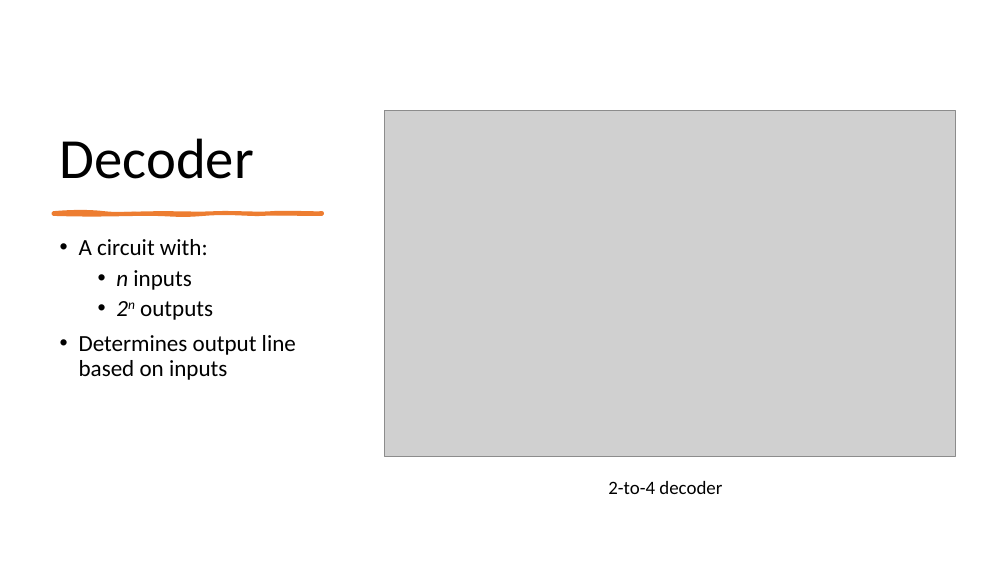
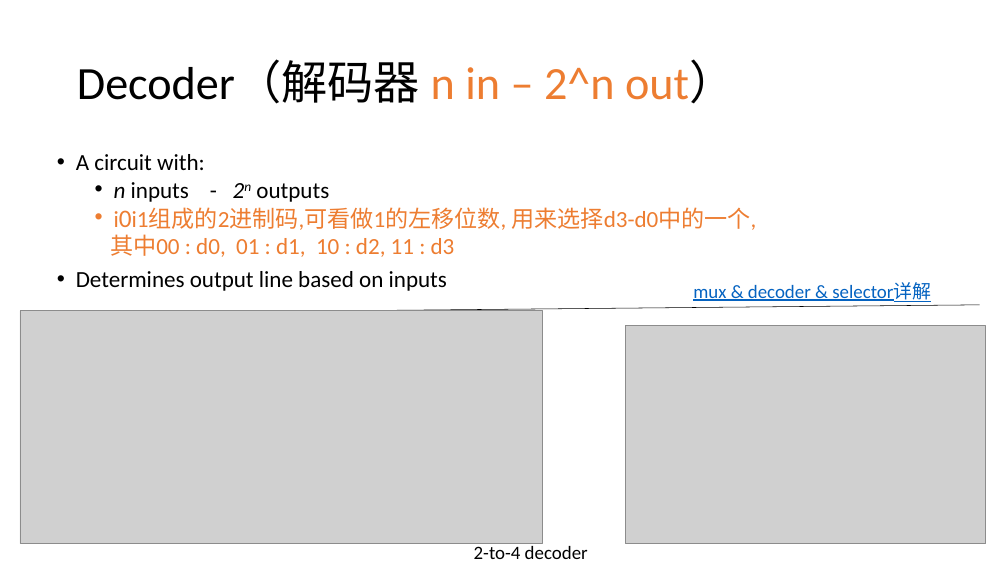
Before and after one commit to vcboy1/Leeds, a slide deck: slide 14 of 26fall/1860/Lecture/Week1.4/Lecture 1.4.1.pptx (slide 15 before the commit). Drawn at 1008x567 pixels with LibreOffice and Linux fonts; fonts in the diff are those of the drawing; grey boxes stand for pictures; background and template pictures are left out. Boxes give left, top, right and bottom in pixels: in the first picture for what was removed or moved away, otherwise in the second. Text is boxed around its words. In the diff, an @@ line names an element or a change of style, - is before the commit and + after.

```diff
--- a/26fall/1860/Lecture/Week1.4/Lecture 1.4.1.pptx
+++ b/26fall/1860/Lecture/Week1.4/Lecture 1.4.1.pptx
@@ title added at [77,61,736,104], 44 pt, text #000000 @@
+Decoder（解码器 n in – 2^n out）
@@ text "A circuit with:": place and size @@
-text "A circuit with:" at [79,239,296,380]
+text "A circuit with:" at [76,154,757,291]
@@ title removed at [60,138,254,179] @@
-Decoder
@@ text at [76,154,447,291]: line spacing 0.9 to 0.8 @@
@@ text at [110,182,757,257]: text changed; text colour #000000 to #ED7D31 @@
-  • n inputs
-  • 2n outputs
+  • n inputs - 2n outputs
+  • i0i1组成的2进制码,可看做1的左移位数, 用来选择d3-d0中的一个,
+  其中00 : d0, 01 : d1, 10 : d2, 11 : d3
@@ freeform shape removed at [53,212,322,214] @@
@@ text added at [693,282,931,302], 18 pt, text #0563C1, underline @@
+mux & decoder & selector详解
@@ picture added at [20,311,542,544] @@
@@ line added from (37, 314) to (980, 305), #000000 0.5 pt @@
@@ picture: place and size @@
-picture at [385,111,956,457]
+picture at [625,326,986,544]
@@ text "2-to-4 decoder": place and size @@
-text "2-to-4 decoder" at [608,481,722,494]
+text "2-to-4 decoder" at [474,543,588,559]
```
Also in this commit, not shown: 14 other slides changed, 5 slides added, 4 slides removed, 3 other files.
